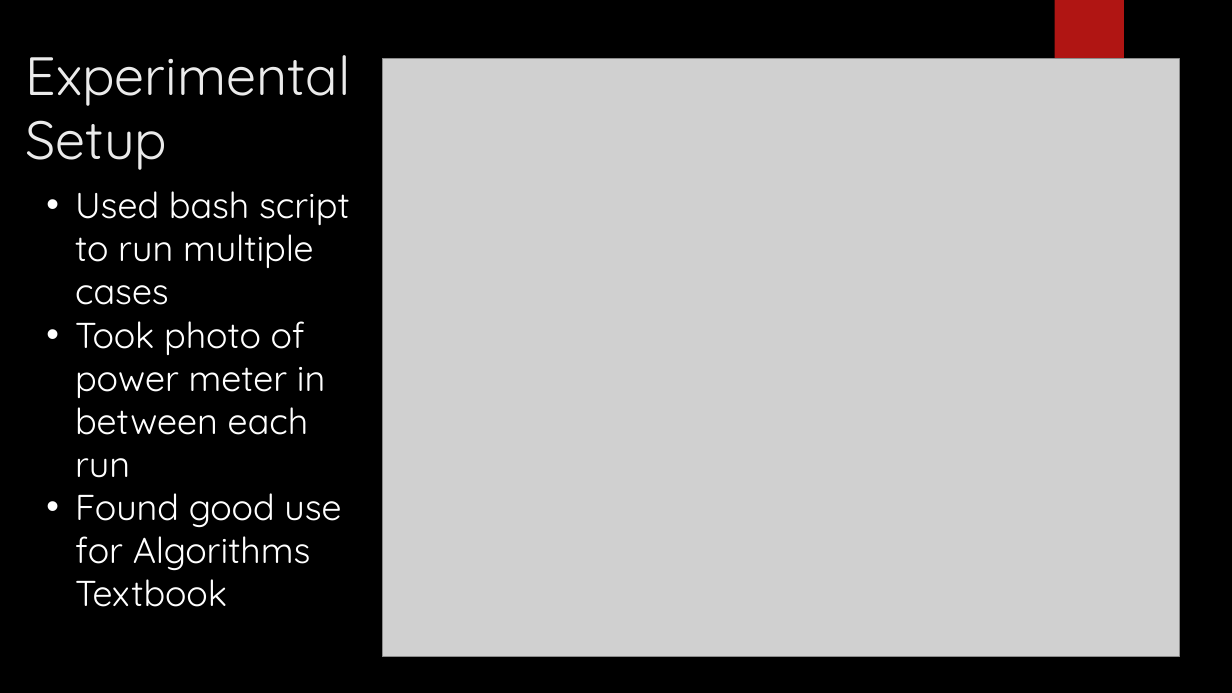
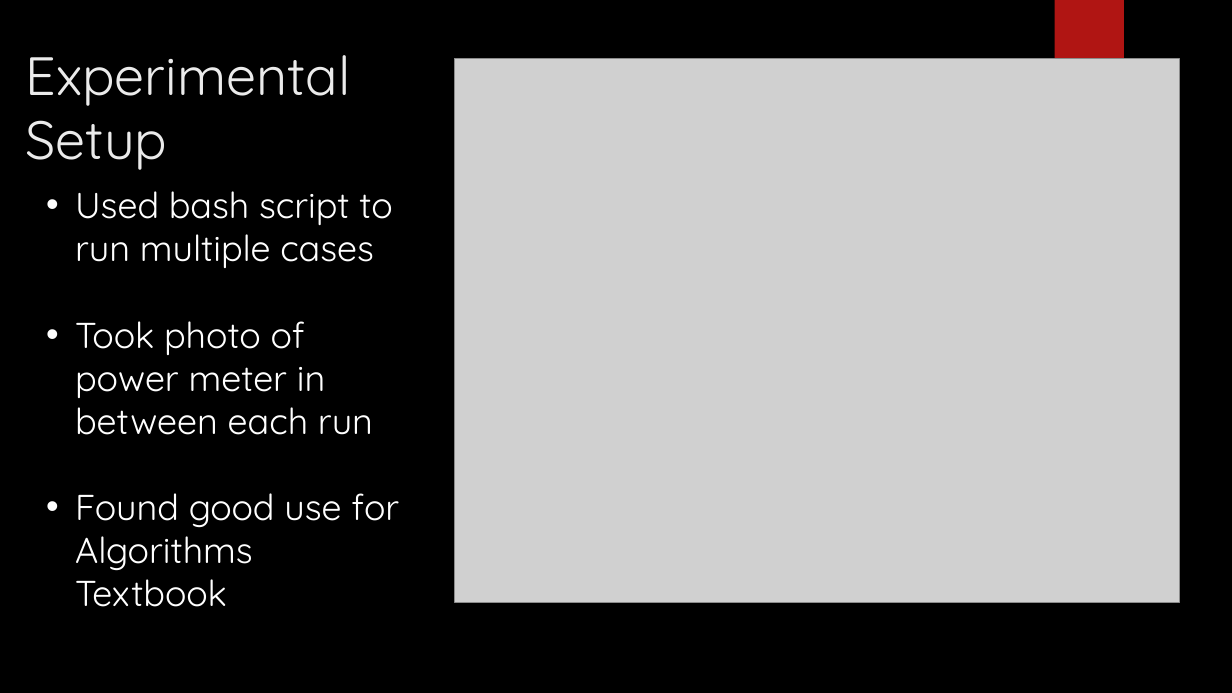
Before and after one commit to jasongraalum/CS533_Spring2018_Group2_Project, a slide deck: slide 6 of documents/Outline for Presentation.pptx. Drawn at 1232x693 pixels with LibreOffice and Linux fonts; fonts in the diff are those of the drawing; grey boxes stand for pictures; background and template pictures are left out. Boxes give left, top, right and bottom in pixels: in the first picture for what was removed or moved away, otherwise in the second. Text is boxed around its words. In the diff, an @@ line names an element or a change of style, - is before the commit and + after.

```diff
--- a/documents/Outline for Presentation.pptx
+++ b/documents/Outline for Presentation.pptx
@@ picture: place and size @@
-picture at <box>383,59,1180,657</box>
+picture at <box>455,59,1179,603</box>
@@ text "Used bash script to run ..." rewrapped from <box>75,191,350,607</box> to <box>75,191,399,607</box> @@
```
Also in this commit, not shown: 2 slides added, 1 slide removed.
